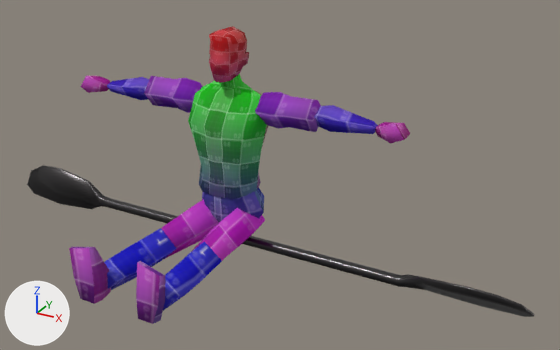
Two versions of the Blender file raw_assets/character.blend, one commit apart.
The view is the same before and after, from a camera (50 mm lens) standing at (1.91, -2.98, 1.9) and looking at (0.38, -0.2, 0.5). Lighting does not change. The marker at lower left points along +X, +Y and +Z.

The scene before the commit, as lines of its bpy script (objects in view):
```python
ob_arm_hi_l_cube_001 = bpy.data.objects.new('arm.hi.l_Cube.001', me_arm_hi_l_cube_001)
ob_arm_hi_l_cube_001.location = (0.302, 0.006, 0.726)
ob_arm_hi_l_cube_001.rotation_euler = (1.571, -0.937, 0.12)  # degrees (90, -54, 6.9)
ob_arm_hi_l_cube_001.scale = (0.659, 0.659, 0.659)
ob_arm_hi_r_cube_014 = bpy.data.objects.new('arm.hi.r_Cube.014', me_arm_hi_r_cube_014)
ob_arm_hi_r_cube_014.location = (-0.309, 0.006, 0.716)
ob_arm_hi_r_cube_014.rotation_euler = (1.571, 0.886, -0.0981)  # degrees (90, 51, -5.6)
ob_arm_hi_r_cube_014.scale = (0.659, 0.659, 0.659)
ob_arm_lo_l_cube_003 = bpy.data.objects.new('arm.lo.l_Cube.003', me_arm_lo_l_cube_003)
ob_arm_lo_l_cube_003.location = (0.576, 0.002, 0.73)
ob_arm_lo_l_cube_003.rotation_euler = (1.571, -0.937, 0.326)  # degrees (90, -54, 19)
ob_arm_lo_l_cube_003.scale = (0.659, 0.659, 0.659)
ob_body_cube = bpy.data.objects.new('body_Cube', me_body_cube)
ob_body_cube.location = (0.0, -0.01, 0.585)
ob_body_cube.rotation_euler = (1.571, 0.0, 0.0)  # degrees (90, 0, 0)
ob_body_cube.scale = (0.659, 0.659, 0.659)
ob_head_cube_016 = bpy.data.objects.new('head_Cube.016', me_head_cube_016)
ob_head_cube_016.location = (0.0, -0.01, 0.956)
ob_head_cube_016.rotation_euler = (1.571, 0.0, 0.0)  # degrees (90, 0, 0)
ob_head_cube_016.scale = (0.659, 0.659, 0.659)
ob_leg_hi_r_cube_010 = bpy.data.objects.new('leg.hi.r_Cube.010', me_leg_hi_r_cube_010)
ob_leg_hi_r_cube_010.location = (-0.101, -0.203, 0.135)
ob_leg_hi_r_cube_010.rotation_euler = (-0.0891, 0.00232, -0.0000603)  # degrees (-5.1, 0.1, -0)
ob_leg_hi_r_cube_010.scale = (0.659, 0.659, 0.659)
ob_remo = bpy.data.objects.new('Remo', me_cube_016)
ob_remo.location = (0.0, 0.0, 0.0)
ob_remo.rotation_euler = (0.0, 0.0, -3.142)  # degrees (0, 0, -180)
# also in view: 'hand.l_Cube.004' at (0.81, -0.01, 0.74); 'hips_Cube.002' at (0.0, -0.01, 0.23); 'foot.r_Cube.007' at (-0.17, -0.86, 0.21); 'leg.lo.r_Cube.008' at (-0.13, -0.62, 0.14); 'foot.l_Cube.006' at (0.17, -0.86, 0.21)
```
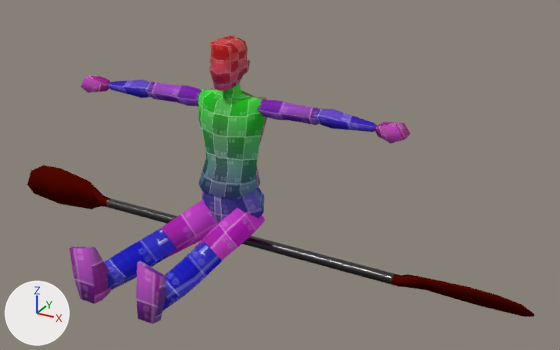
Diff of the bpy script that builds the scene:
```diff
--- a/raw_assets/character.blend.py
+++ b/raw_assets/character.blend.py
@@ mat_paddleb @@
+mat_paddleb = principled_material('Paddleb')
+mat_paddleb.base_color = (0.0854, 0.00274, 0.0)  # dark red #520900
+mat_paddleb.roughness = 1.0
+mat_paddleb.specular_ior_level = 0.0
@@ me_cube_016 @@
 me_cube_016.from_pydata(...)  # 52 vertices, 50 faces; spans x -1.51..1.45, y -0.08..0.08, z -0.09..0.14
 # used by ob_remo; location = (0.0, 0.0, 0.0); rotation_euler = (0.0, 0.0, -3.142), in degrees (0, 0, -180)
+# me_cube_016 part 1: all 25 faces centred in x -1.48..-0.88, y -0.07..0.08, z -0.05..0.1 switch from mat_paddle (dark grey #535051) to mat_paddleb (dark red #520900)
+# me_cube_016 part 2: all 21 faces centred in x 0.85..1.43, y -0.02..0.02, z -0.08..0.13 switch from mat_paddle (dark grey #535051) to mat_paddleb (dark red #520900)
@@ me_arm_hi_l_cube_001 @@
 # used by ob_arm_hi_l_cube_001; location = (0.302, 0.006, 0.726); rotation_euler = (1.571, -0.937, 0.12), in degrees (90, -54, 6.9); scale = (0.659, 0.659, 0.659)
-me_arm_hi_l_cube_001.from_pydata(...)  # 18 vertices, 20 faces; spans x -0.213..0.24, y -0.25..0.218, z -0.142..0.129
+me_arm_hi_l_cube_001.from_pydata(...)  # 18 vertices, 20 faces; spans x -0.168..0.194, y -0.222..0.218, z -0.084..0.083
+# me_arm_hi_l_cube_001 part 3: 18 of 18 vertices moved; they spanned x -0.213..0.24, y -0.25..0.218, z -0.142..0.129 and now span x -0.168..0.194, y -0.222..0.218, z -0.084..0.083; mean shift (0.0, 0.0, 0.0); largest move (-0.15, -0.024, 0.0) -> (-0.099, 0.012, -0.004)
 me_arm_hi_l_cube_001.materials.append(mat_material_001)
@@ me_arm_hi_r_cube_014 @@
 # used by ob_arm_hi_r_cube_014; location = (-0.309, 0.006, 0.716); rotation_euler = (1.571, 0.886, -0.0981), in degrees (90, 51, -5.6); scale = (0.659, 0.659, 0.659)
-me_arm_hi_r_cube_014.from_pydata(...)  # 18 vertices, 20 faces; spans x -0.24..0.213, y -0.25..0.218, z -0.142..0.129
+me_arm_hi_r_cube_014.from_pydata(...)  # 18 vertices, 20 faces; spans x -0.204..0.177, y -0.22..0.214, z -0.088..0.086
+# me_arm_hi_r_cube_014 part 4: 18 of 18 vertices moved; they spanned x -0.24..0.213, y -0.25..0.218, z -0.142..0.129 and now span x -0.204..0.177, y -0.22..0.214, z -0.088..0.086; mean shift (0.0, 0.0, 0.0); largest move (0.041, 0.036, -0.142) -> (0.042, 0.043, -0.086)
 me_arm_hi_r_cube_014.materials.append(mat_material_001)
@@ me_arm_lo_l_cube_003 @@
 # used by ob_arm_lo_l_cube_003; location = (0.576, 0.002, 0.73); rotation_euler = (1.571, -0.937, 0.326), in degrees (90, -54, 19); scale = (0.659, 0.659, 0.659)
-me_arm_lo_l_cube_003.from_pydata(...)  # 14 vertices, 16 faces; spans x -0.155..0.156, y -0.216..0.179, z -0.122..0.125
+me_arm_lo_l_cube_003.from_pydata(...)  # 14 vertices, 16 faces; spans x -0.141..0.157, y -0.216..0.177, z -0.105..0.112
+# me_arm_lo_l_cube_003 part 5: 13 of 14 vertices moved; they spanned x -0.155..0.156, y -0.209..0.179, z -0.122..0.125 and now span x -0.141..0.149, y -0.201..0.177, z -0.105..0.112; mean shift (0.0, 0.0, 0.0); largest move (0.037, 0.101, -0.043) -> (0.017, 0.088, -0.037)
 me_arm_lo_l_cube_003.materials.append(mat_material_001)
@@ me_body_cube @@
 # used by ob_body_cube; location = (0.0, -0.01, 0.585); rotation_euler = (1.571, 0.0, 0.0), in degrees (90, 0, 0); scale = (0.659, 0.659, 0.659)
-me_body_cube.from_pydata(...)  # 64 vertices, 78 faces; spans x -0.298..0.298, y -0.512..0.432, z -0.201..0.251
+me_body_cube.from_pydata(...)  # 64 vertices, 78 faces; spans x -0.262..0.262, y -0.512..0.358, z -0.206..0.215
+# me_body_cube part 6: 49 of 64 vertices moved; they spanned x -0.298..0.298, y -0.259..0.432, z -0.201..0.251 and now span x -0.262..0.262, y -0.263..0.358, z -0.206..0.167; mean shift (0.0, -0.026, -0.01); largest move (-0.002, 0.371, 0.031) -> (-0.001, 0.277, 0.057)
 me_body_cube.materials.append(mat_material_001)
@@ ob_body_cube @@
 ob_body_cube = bpy.data.objects.new('body_Cube', me_body_cube)
-ob_body_cube.location = (0.0, -0.01, 0.585)
+ob_body_cube.location = (0.0, -0.008, 0.587)
 ob_body_cube.rotation_euler = (1.571, 0.0, 0.0)  # degrees (90, 0, 0)
@@ ob_head_cube_016 @@
 ob_head_cube_016 = bpy.data.objects.new('head_Cube.016', me_head_cube_016)
-ob_head_cube_016.location = (0.0, -0.01, 0.956)
+ob_head_cube_016.location = (0.0, -0.006, 0.915)
 ob_head_cube_016.rotation_euler = (1.571, 0.0, 0.0)  # degrees (90, 0, 0)
```

Changed parts and their boxes [x1, y1, x2, y2] in the pictures (560 x 350 px):
'body_Cube', reshaped, moved (14% narrower, 7% shorter): before [188, 81, 268, 199]; after [198, 88, 267, 198]
'head_Cube.016', moved: before [209, 26, 249, 82]; after [210, 35, 250, 91]
'arm.hi.l_Cube.001', reshaped (7% narrower, 34% shorter): before [255, 92, 321, 132]; after [258, 99, 319, 125]
'arm.hi.r_Cube.014', reshaped (8% narrower, 34% shorter): before [144, 76, 203, 113]; after [148, 82, 202, 106]
'arm.lo.l_Cube.003', reshaped (20% shorter): before [314, 105, 378, 134]; after [314, 109, 377, 132]
part 1 of me_cube_016, recoloured: [392, 274, 534, 317] in both
part 2 of me_cube_016, recoloured: [27, 165, 110, 209] in both
